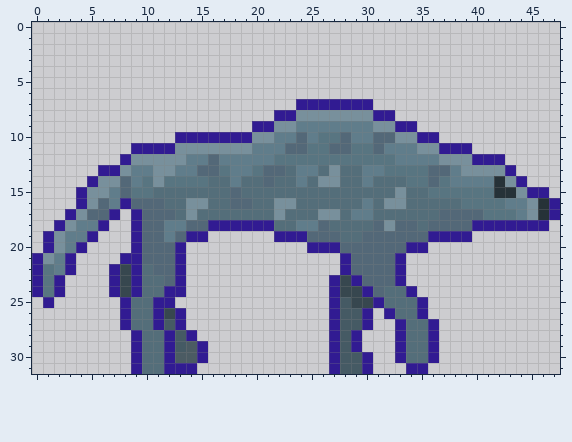
Two states of a pixel-art sprite, Sprites/Enemies/Bosses/BigDoggo/BigDoggoWalk2.png. Above, as it was before the edit.
The file is 48x32 pixels.
The result:
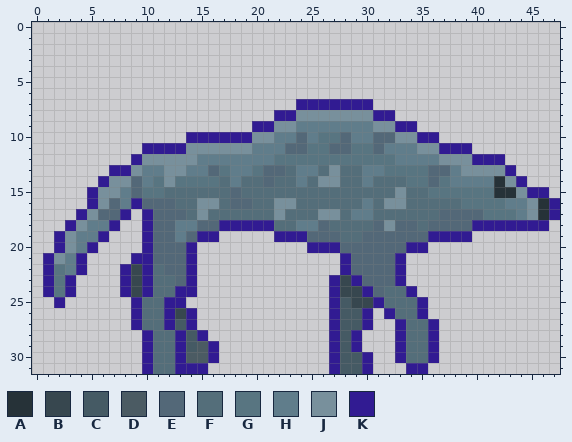
Palette (. is transparent): A #263238  B #37474f  C #455a64  D #4b5b63  E #536878  F #546e7a  G #587581  H #607d8b  J #78909c  K #311b92
The exact change:
@@ x 0..18 @@
  9 ...................
-10 .............KKKKKK
-11 .........KKKKJJJJJJ
-12 ........KJJJJJHHEHH
-13 ......KKJHHJJHHEEGH
-14 .....KJJEHGJGGGGFFH
-15 ....KJJHEGGFFFFFFFE
-16 ....KJEHKEEEFFJJFFE
-17 ...KJEEK.KEEEFJFFFF
-18 ..KJHHK..KEEHHEEKKK
-19 .KJHHK...KEEHEKK...
-20 .KJHK....KEEEK.....
-21 KJHK....KKEEEK.....
-22 KGHK...KBKFEEK.....
-23 KGK....KBKFFEK.....
-24 KGK....KBKFFKK.....
-25 .K......KFFKK......
-26 ........KFFKBK.....
-27 ........KFFKCK.....
-28 .........KFFKCK....
-29 .........KFFKCDK...
-30 .........KFFKDDK...
-31 .........KFFKKK....
+10 ..............KKKKK
+11 ..........KKKKJJJJJ
+12 .........KJJJJJHHHH
+13 .......KKJHHJJHHEGH
+14 ......KJJEHGJGGGGFH
+15 .....KJJHEGGFFFFFFE
+16 .....KJEHKEEEFFJJFE
+17 ....KJEEK.KEEEFJFFF
+18 ...KJHHK..KEEHHEEKK
+19 ..KJHHK...KEEHEKK..
+20 ..KJHK....KEEEK....
+21 .KJHK....KKEEEK....
+22 .KGHK...KBKFEEK....
+23 .KGK....KBKFFEK....
+24 .KGK....KBKFFKK....
+25 ..K......KFFKK.....
+26 .........KFFKBK....
+27 .........KFFKCK....
+28 ..........KFFKCK...
+29 ..........KFFKCDK..
+30 ..........KFFKDDK..
+31 ..........KFFKKK...
